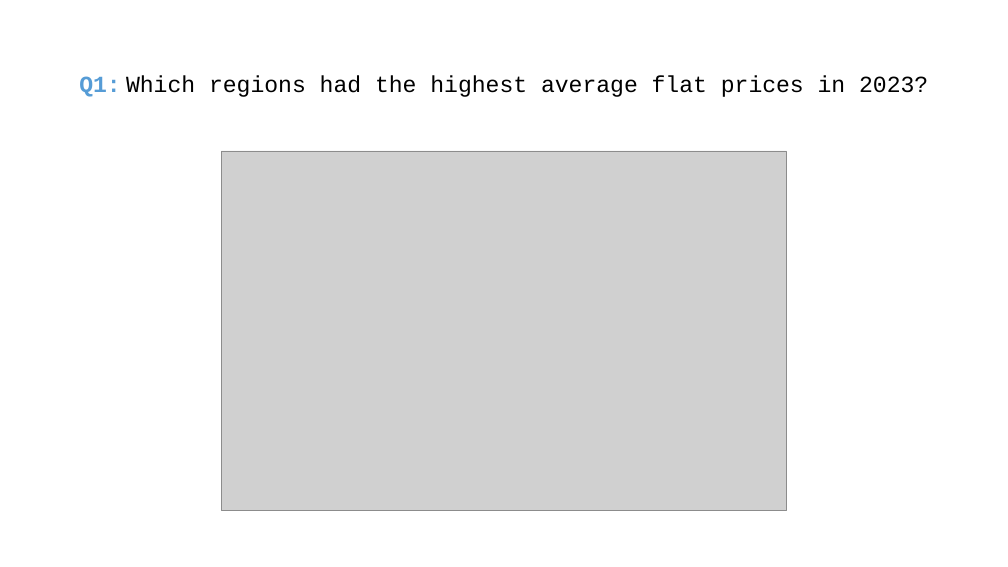
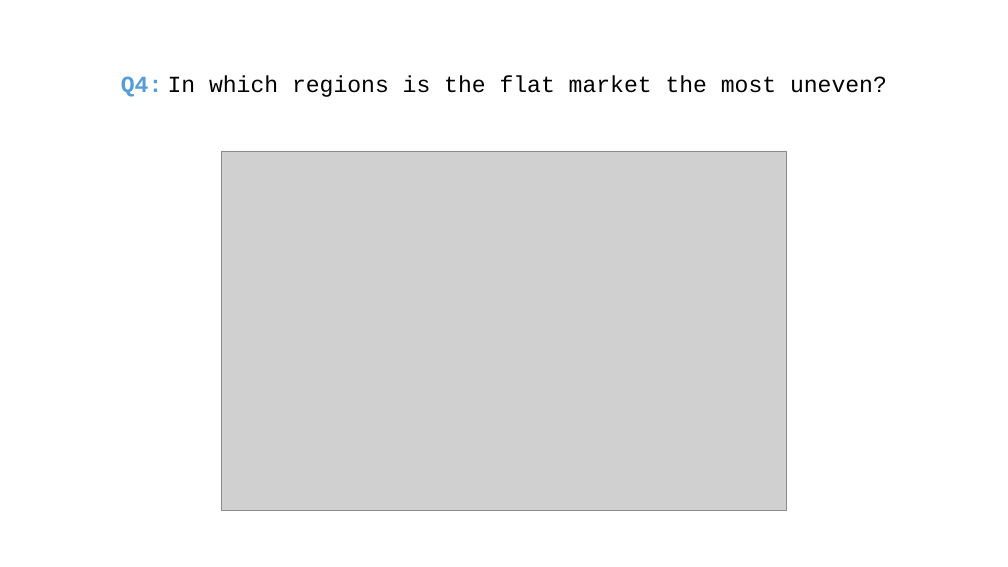
Before and after one commit to MiraZzle/cz-real-estate-analysis, a slide deck: slide 7 of Czech Real Estate Analysis - presentation.pptx. Drawn at 1008x567 pixels with LibreOffice and Linux fonts; fonts in the diff are those of the drawing; grey boxes stand for pictures. Boxes give left, top, right and bottom in pixels: in the first picture for what was removed or moved away, otherwise in the second. Text is boxed around its words. In the diff, an @@ line names an element or a change of style, - is before the commit and + after.

```diff
--- a/Czech Real Estate Analysis - presentation.pptx
+++ b/Czech Real Estate Analysis - presentation.pptx
@@ title at [121,75,887,97]: text changed @@
-Q1: Which regions had the highest average flat prices in 2023?
+Q4: In which regions is the flat market the most uneven?
```
Also in this commit, not shown: 7 other slides changed, 4 slides added, 5 slides removed, 11 other files.
